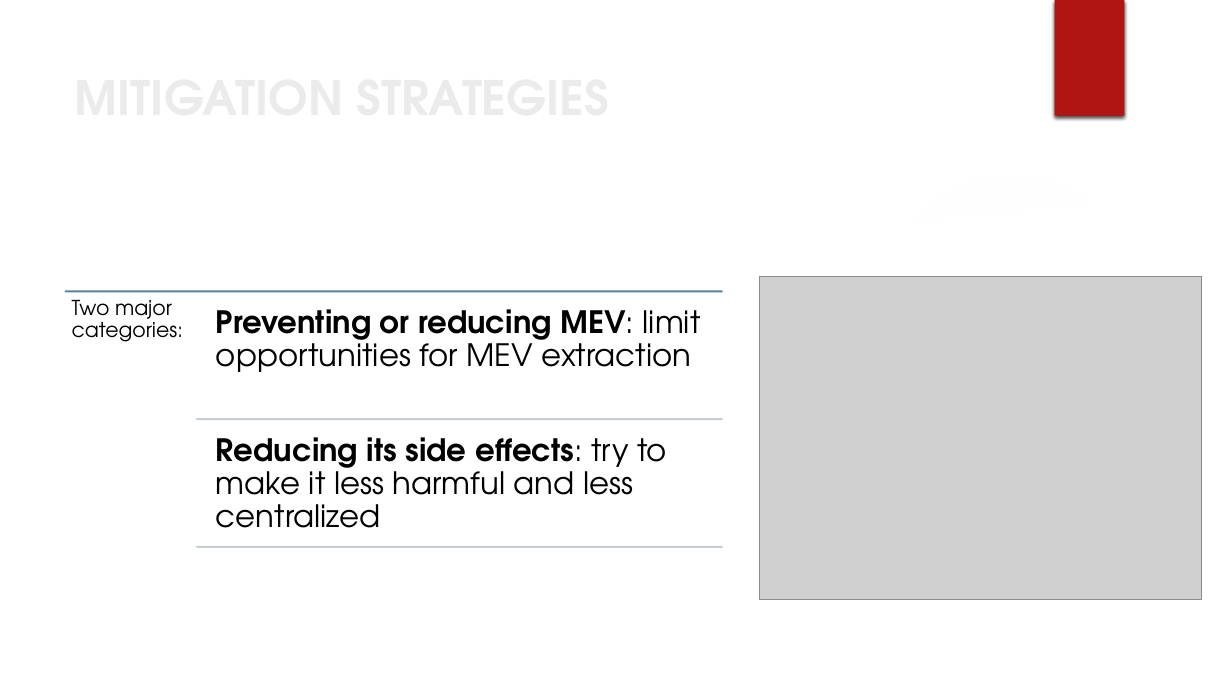
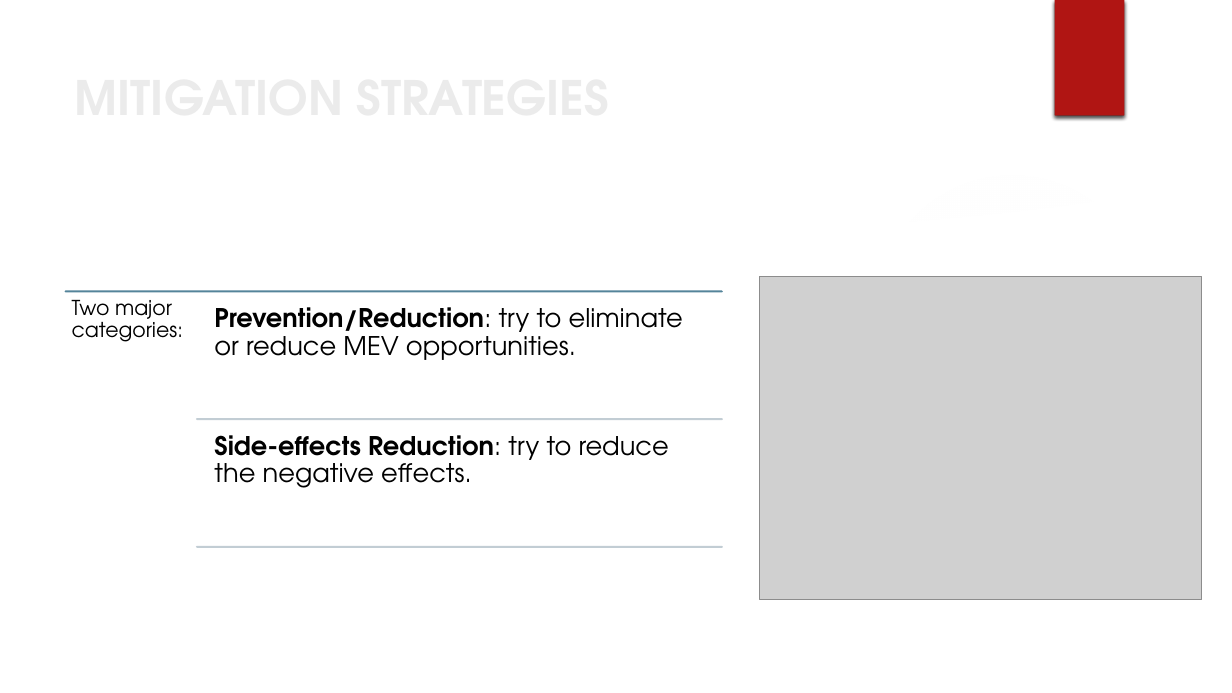
Before and after one commit to CamillaMagistrello/DECENTRALIZED_SYSTEM, a slide deck: slide 2 of SEMINARIO/MEV.pptx. Drawn at 1232x693 pixels with LibreOffice and Linux fonts; fonts in the diff are those of the drawing; grey boxes stand for pictures; background and template pictures are left out. Boxes give left, top, right and bottom in pixels: in the first picture for what was removed or moved away, otherwise in the second. Text is boxed around its words. In the diff, an @@ line names an element or a change of style, - is before the commit and + after.

```diff
--- a/SEMINARIO/MEV.pptx
+++ b/SEMINARIO/MEV.pptx
@@ text at (x1=214, y1=307, x2=683, y2=360): text changed; size 24 to 20 pt @@
-Preventing or reducing MEV: limit opportunities for MEV extraction
+Prevention/Reduction: try to eliminate or reduce MEV opportunities.
@@ text at (x1=214, y1=435, x2=669, y2=488): text changed; size 24 to 20 pt @@
-Reducing its side effects: try to make it less harmful and less centralized
+Side-effects Reduction: try to reduce the negative effects.
```
Also in this commit, not shown: 7 other slides changed.
